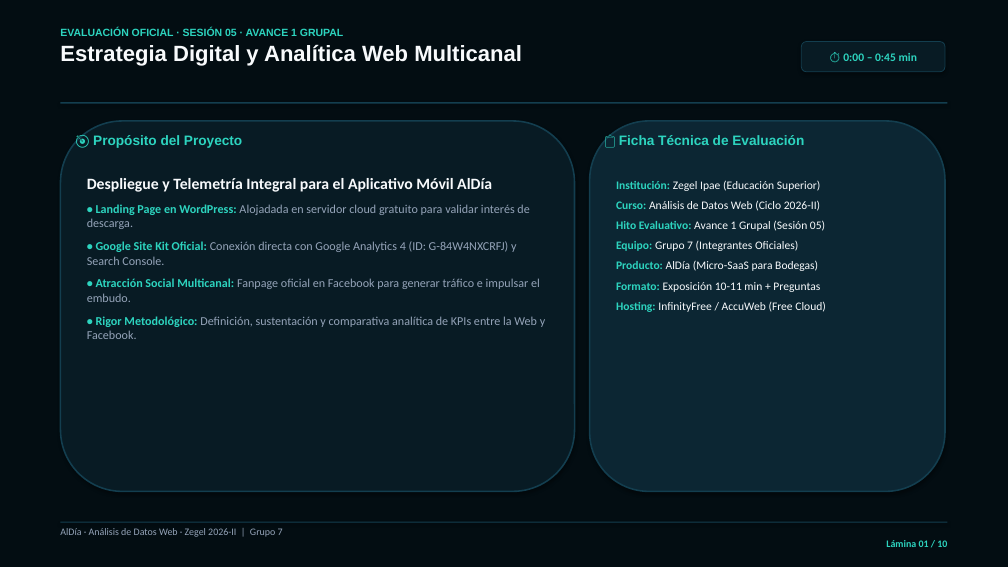
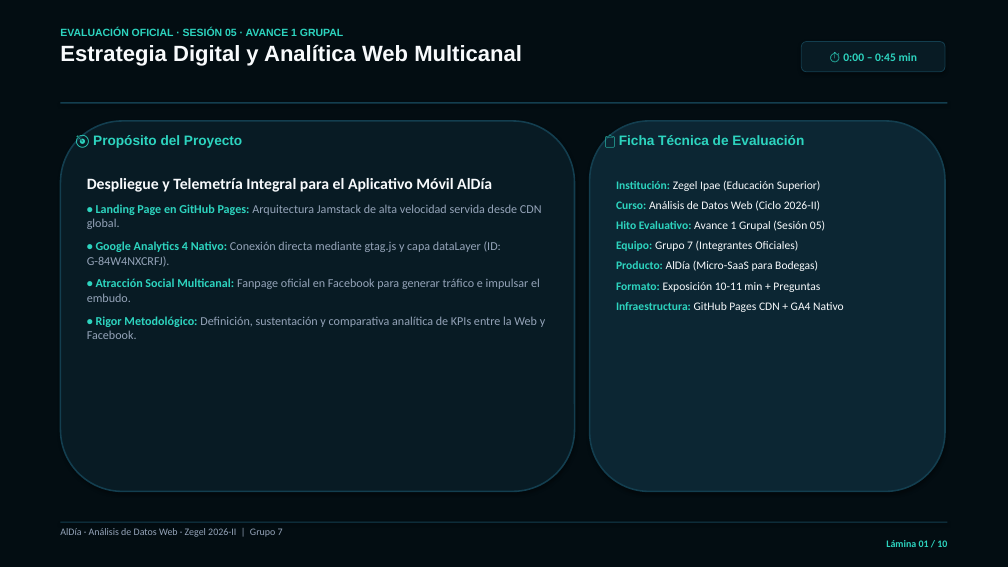
Before and after one commit to Dreyeles/Proyecto_ALdia, a slide deck: slide 1 of Presentacion_Avance1_Analisis_Datos_Web.pptx. Drawn at 1008x567 pixels with LibreOffice and Linux fonts; fonts in the diff are those of the drawing. Boxes give left, top, right and bottom in pixels: in the first picture for what was removed or moved away, otherwise in the second. Text is boxed around its words. In the diff, an @@ line names an element or a change of style, - is before the commit and + after.

Commit message:
fix: Alinear presentacion con arquitectura real de GitHub Pages y Google Analytics 4 Nativo

```diff
--- a/Presentacion_Avance1_Analisis_Datos_Web.pptx
+++ b/Presentacion_Avance1_Analisis_Datos_Web.pptx
@@ text at (87, 204, 542, 267): text changed @@
-• Landing Page en WordPress: Alojadada en servidor cloud gratuito para validar interés de descarga.
-• Google Site Kit Oficial: Conexión directa con Google Analytics 4 (ID: G-84W4NXCRFJ) y Search Console.
+• Landing Page en GitHub Pages: Arquitectura Jamstack de alta velocidad servida desde CDN global.
+• Google Analytics 4 Nativo: Conexión directa mediante gtag.js y capa dataLayer (ID: G-84W4NXCRFJ).
@@ text at (616, 302, 844, 312): text changed @@
-Hosting: InfinityFree / AccuWeb (Free Cloud)
+Infraestructura: GitHub Pages CDN + GA4 Nativo
```
Also in this commit, not shown: 6 other slides changed, 3 other files.
